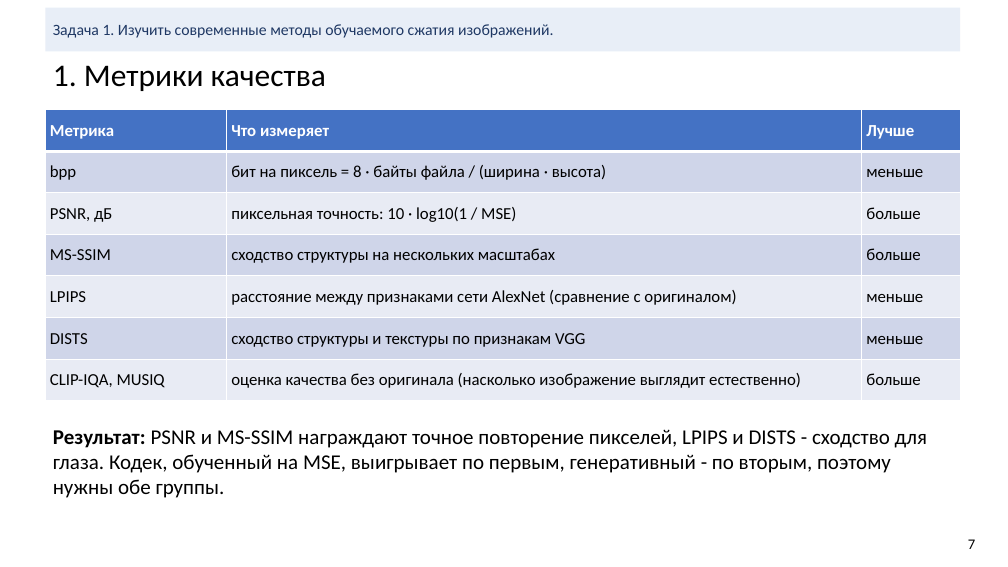
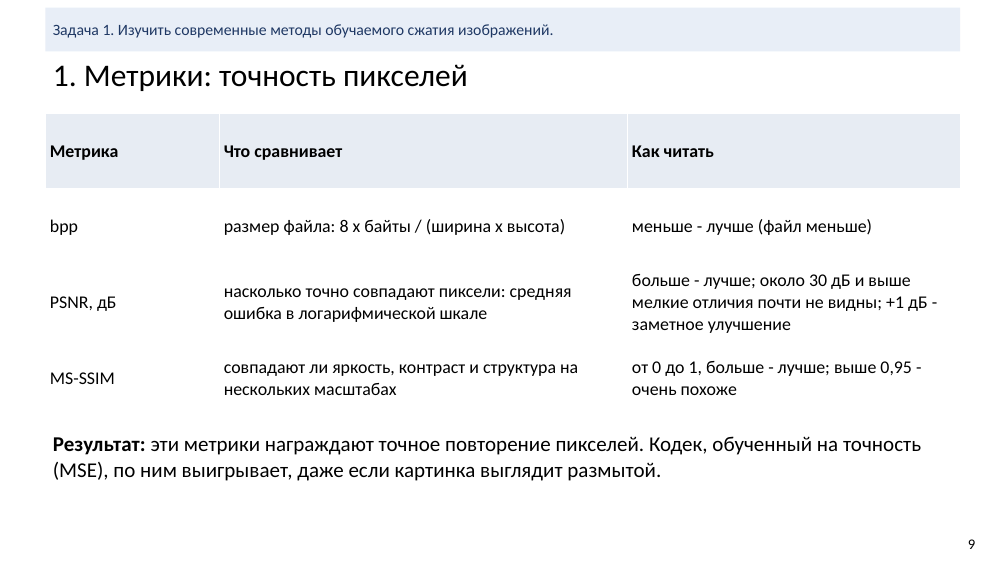
Before and after one commit to KDMCrypto/Deep-Image-Compression, a slide deck: slide 9 of documentation/cv-project-compression.pptx (slide 7 before the commit). Drawn at 1008x567 pixels with LibreOffice and Linux fonts; fonts in the diff are those of the drawing. Boxes give left, top, right and bottom in pixels: in the first picture for what was removed or moved away, otherwise in the second. Text is boxed around its words. In the diff, an @@ line names an element or a change of style, - is before the commit and + after.

```diff
--- a/documentation/cv-project-compression.pptx
+++ b/documentation/cv-project-compression.pptx
@@ title at (53,64,468,91): text changed @@
-1. Метрики качества
+1. Метрики: точность пикселей
@@ table at (45,113,960,416) @@
-row 1: Метрика | Что измеряет | Лучше
-row 2: bpp | бит на пиксель = 8 · байты файла / (ширина · высота) | меньше
-row 3: PSNR, дБ | пиксельная точность: 10 · log10(1 / MSE) | больше
-row 4: MS-SSIM | сходство структуры на нескольких масштабах | больше
-row 5: LPIPS | расстояние между признаками сети AlexNet (сравнение с оригиналом) | меньше
-row 6: DISTS | сходство структуры и текстуры по признакам VGG | меньше
-row 7: CLIP-IQA, MUSIQ | оценка качества без оригинала (насколько изображение выглядит естественно) | больше
+row 1: Метрика | Что сравнивает | Как читать
+row 2: bpp | размер файла: 8 x байты / (ширина x высота) | меньше - лучше (файл меньше)
+row 3: PSNR, дБ | насколько точно совпадают пиксели: средняя ошибка в логарифмической шкале | больше - лучше; около 30 дБ и выше мелкие отличия почти не видны; +1 дБ - заметное улучшение
+row 4: MS-SSIM | совпадают ли яркость, контраст и структура на нескольких масштабах | от 0 до 1, больше - лучше; выше 0,95 - очень похоже
@@ text at (53,436,921,481): text changed @@
-Результат: PSNR и MS-SSIM награждают точное повторение пикселей, LPIPS и DISTS - сходство для глаза. Кодек, обученный на MSE, выигрывает по первым, генеративный - по вторым, поэтому нужны обе группы.
+Результат: эти метрики награждают точное повторение пикселей. Кодек, обученный на точность (MSE), по ним выигрывает, даже если картинка выглядит размытой.
@@ text at (968,539,975,549): text changed @@
-7
+9
```
Also in this commit, not shown: 17 other slides changed, 15 slides added, 2 slides removed, 19 other files.
